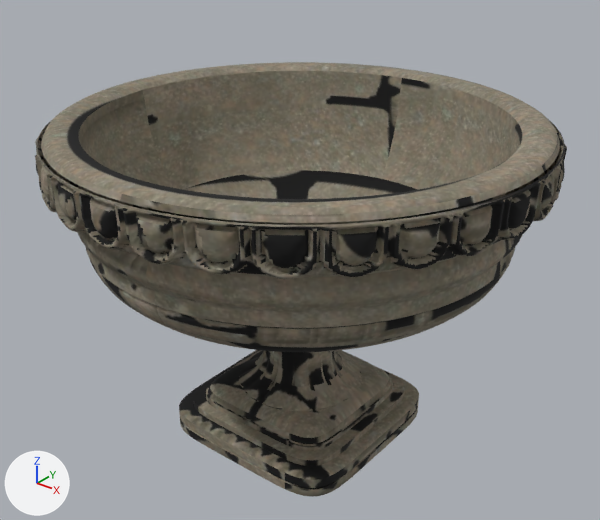
The glTF model sample/stone-pedestal-planter/stone-pedestal-planter.glb as it was, and as the next commit left it.
Rendered twice from a 50 mm camera at (0.581, -0.727, 0.687) aimed at (0.001, -0.002, 0.237). Lighting does not change. The marker at lower left points along +X, +Y and +Z. The older version comes first. Vertices at exactly the same position are counted once.

Names of what the first picture shows: 'urn'.
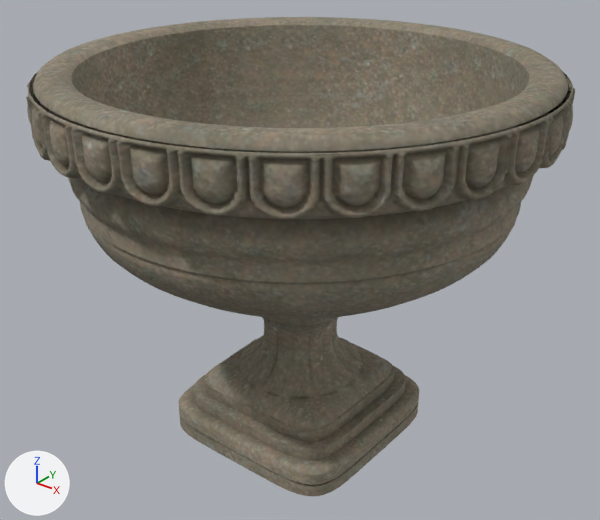
Location of each change, (x1, y1, x2, y2) in pixels of the pictures (600 x 520 px; the box of a moved part takes in the faces that stretch with it):
'urn', reshaped (10% taller)
    before: (35, 62, 567, 497)
    after: (26, 17, 575, 496)
part 1 of me_inside_lip, moved or reshaped
    before: (41, 62, 560, 225)
    after: (33, 17, 568, 153)
part 2 of me_inside_lip, moved or reshaped
    before: (35, 119, 567, 497)
    after: (26, 72, 575, 496)

The change in detail:
me_inside_lip is used by ob_urn; location (0.0, 0.0, 0.0).
me_inside_lip had 35782 vertices, 70200 faces and spanned x -0.295..0.295, y -0.296..0.296, z 0.0..0.42.
me_inside_lip now has 35782 vertices, 70200 faces and spans x -0.295..0.295, y -0.296..0.296, z 0.0..0.484.
me_inside_lip part 1: the loose piece of 2241 vertices spanning x -0.287..0.287, y -0.287..0.287, z 0.215..0.42 is scaled about its middle by (1, 1, 1.12), then moved by (0.0, 0.0, 0.051).
me_inside_lip part 2: 33060 of 35782 vertices moved; they spanned x -0.295..0.295, y -0.296..0.296, z 0.013..0.41 and now span x -0.295..0.295, y -0.296..0.296, z 0.017..0.473; mean shift (0.0, 0.0, 0.051); largest move (0.291, 0.0, 0.41) -> (0.291, 0.0, 0.473).
